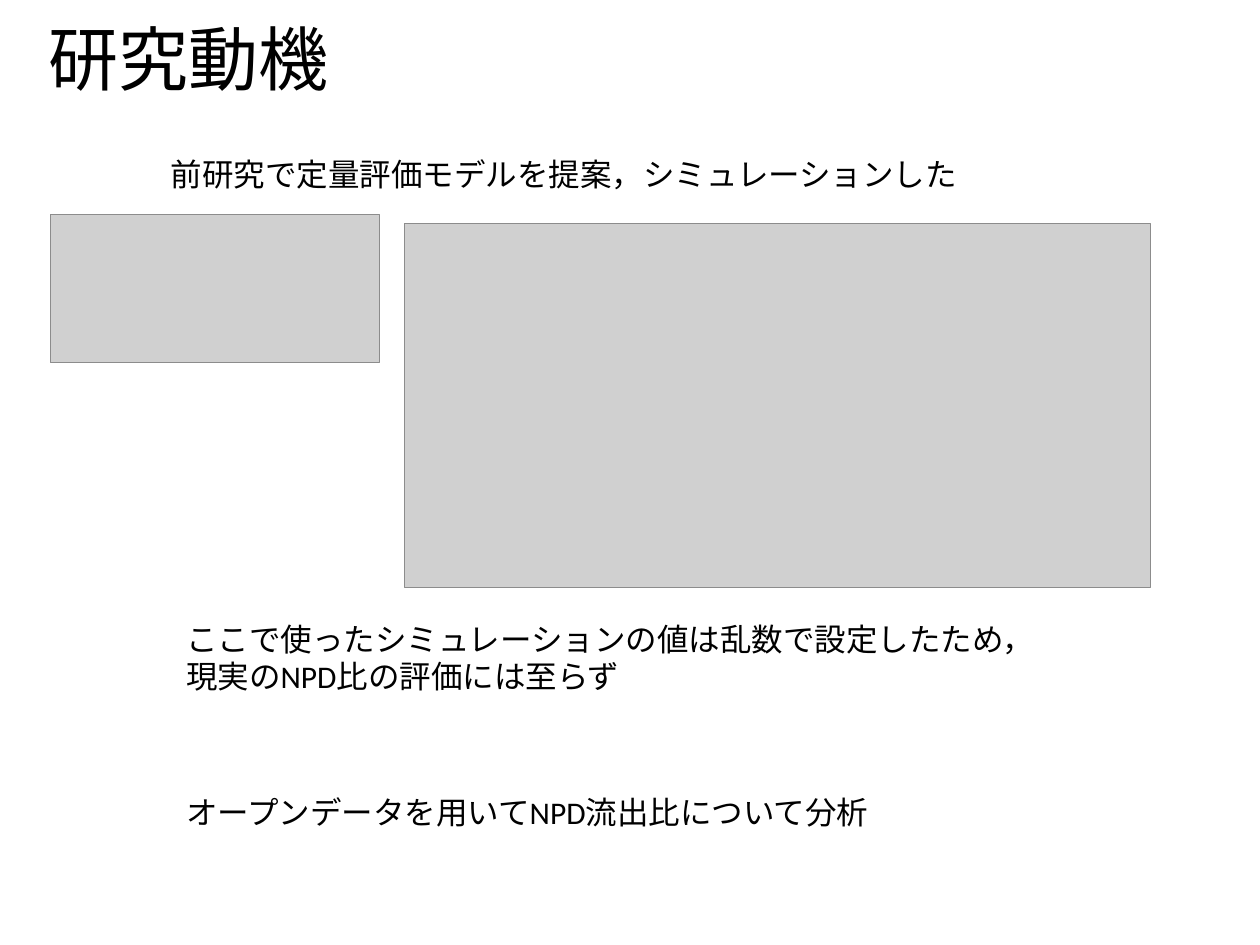
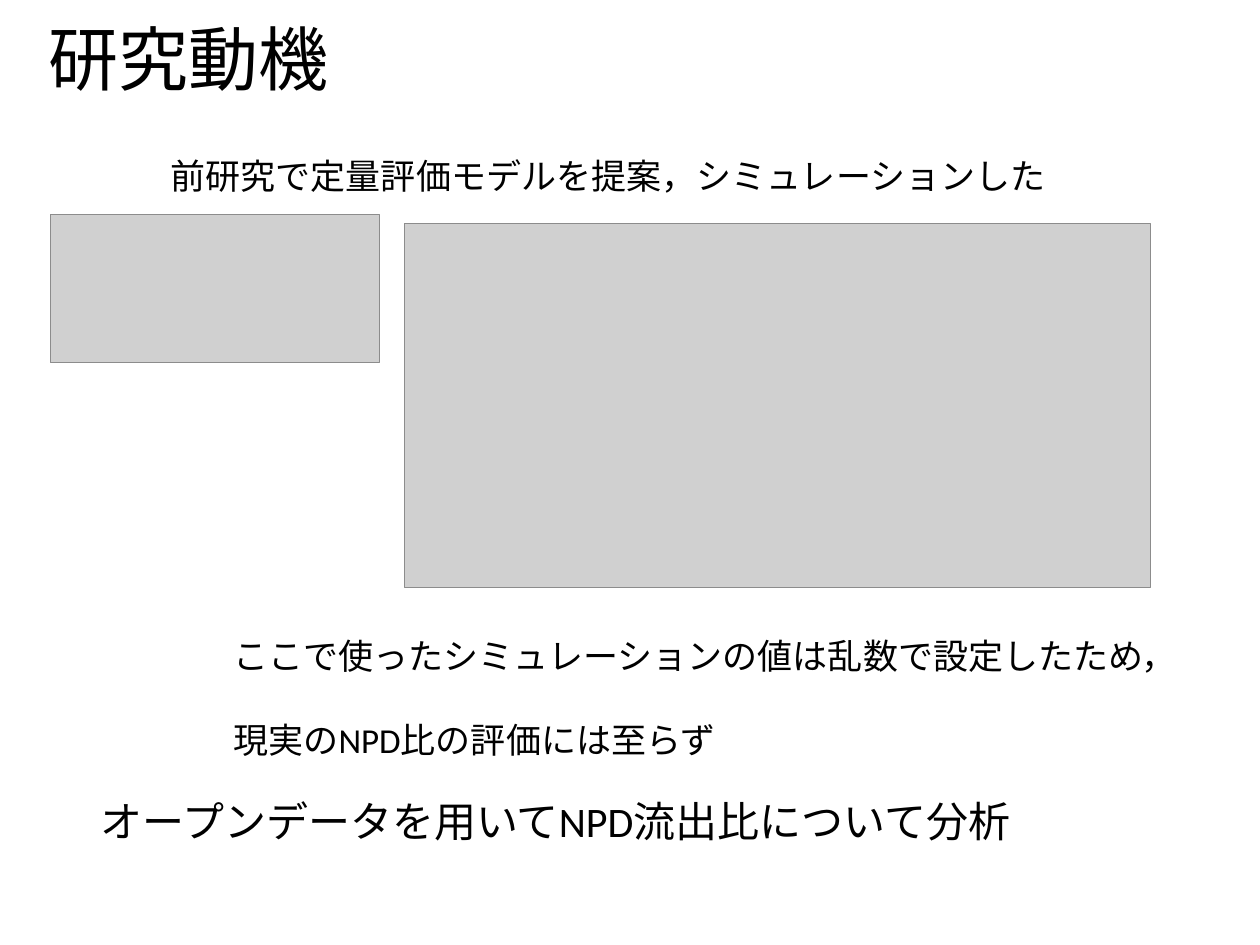
Before and after one commit to ao-megane/LplcOpenDataConverter, a slide deck: slide 4 of LplcOpenDataConverter/LplcOpenDataConverter/プレゼン/多地点カメラを用いた見守りサービスにおける第三者のプライバシデータ流出比の定量評価.pptx. Drawn at 1260x945 pixels with LibreOffice and Linux fonts; fonts in the diff are those of the drawing; grey boxes stand for pictures; background and template pictures are left out. Boxes give left, top, right and bottom in pixels: in the first picture for what was removed or moved away, otherwise in the second. Text is boxed around its words. In the diff, an @@ line names an element or a change of style, - is before the commit and + after.

```diff
--- a/LplcOpenDataConverter/LplcOpenDataConverter/プレゼン/多地点カメラを用いた見守りサービスにおける第三者のプライバシデータ流出比の定量評価.pptx
+++ b/LplcOpenDataConverter/LplcOpenDataConverter/プレゼン/多地点カメラを用いた見守りサービスにおける第三者のプライバシデータ流出比の定量評価.pptx
@@ text "前研究で定量評価モデルを提案，シミュレーションした" at (171, 159, 1046, 193): size 18 to 20 pt @@
@@ text "ここで使ったシミュレーションの値は乱数で設定したため， 現実のNPD比の評価には至らず" at (233, 639, 1176, 756): size 18 to 20 pt @@
@@ text "ここで使ったシミュレーションの値は乱数で設定したため， 現実のNPD比の評価には至らず": place and size @@
-text "ここで使ったシミュレーションの値は乱数で設定したため， 現実のNPD比の評価には至らず" at (186, 624, 1034, 691)
+text "ここで使ったシミュレーションの値は乱数で設定したため， 現実のNPD比の評価には至らず" at (233, 639, 1176, 756)
@@ text "オープンデータを用いてNPD流出比について分析": place and size @@
-text "オープンデータを用いてNPD流出比について分析" at (186, 797, 868, 827)
+text "オープンデータを用いてNPD流出比について分析" at (101, 801, 1011, 841)
@@ text "オープンデータを用いてNPD流出比について分析" at (101, 801, 1011, 841): size 18 to 24 pt @@
```
Also in this commit, not shown: 11 other slides changed, 5 slides added, 1 slide removed, 1 other file.
